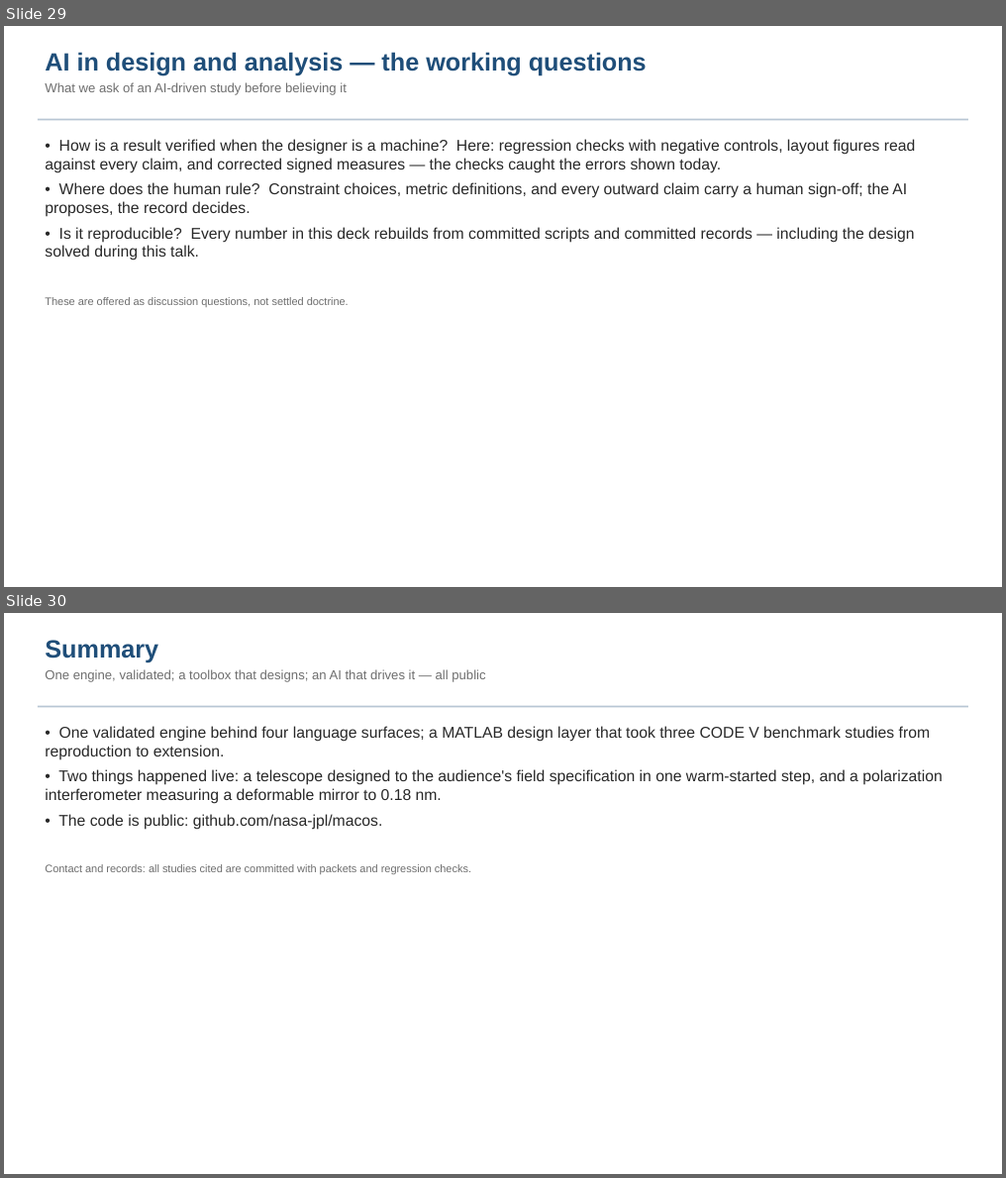
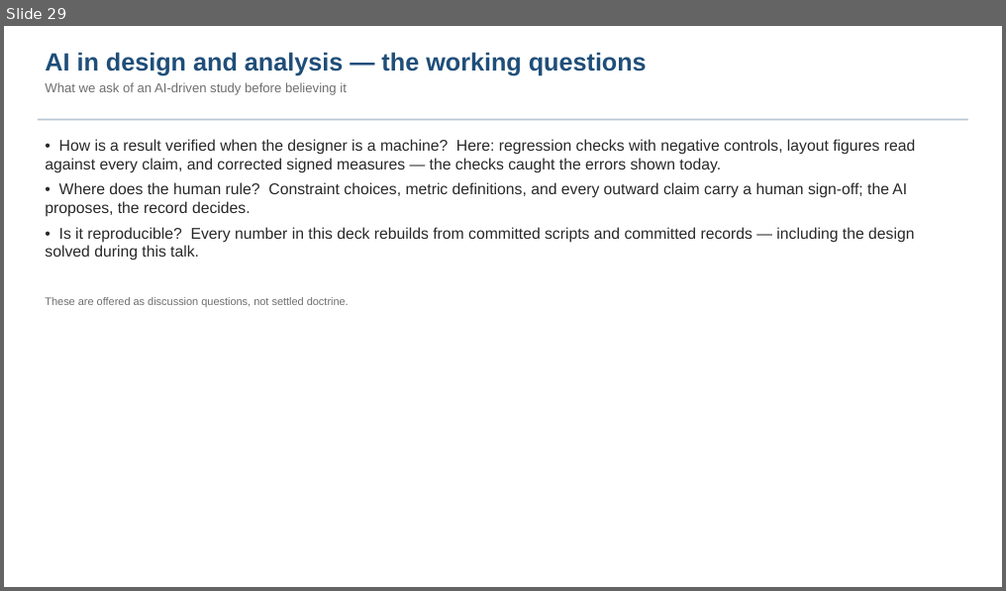
Before and after one commit to nasa-jpl/macos, a slide deck: demo_session/baseline_pass3.pptx. Shown one above the other, each under a label of ours: slides 29 and 30 before the commit, slide 29 after it. The pictures are 1006x1178 and 1006x591 pixels, drawn with LibreOffice and Linux fonts; fonts in the diff are those of the drawing. Boxes give left, top, right and bottom in pixels: in the first picture for what was removed or moved away, otherwise in the second. Text is boxed around its words. In the diff, an @@ line names an element or a change of style, - is before the commit and + after.

```diff
--- a/demo_session/baseline_pass3.pptx
+++ b/demo_session/baseline_pass3.pptx
@@ slide 30 removed at (4, 613, 1002, 1174), background #FFFFFF @@
@@ text removed at (45, 640, 485, 682) @@
-Summary
-One engine, validated; a toolbox that designs; an AI that drives it — all public
@@ rectangle removed at (38, 706, 968, 707) @@
@@ text removed at (45, 726, 942, 830) @@
-• One validated engine behind four language surfaces; a MATLAB design layer that took three CODE V benchmark studies from reproduction to extension.
-• Two things happened live: a telescope designed to the audience's field specification in one warm-started step, and a polarization interferometer measuring a deformable mirror to 0.18 nm.
-• The code is public: github.com/nasa-jpl/macos.
@@ text removed at (45, 864, 471, 874) @@
-Contact and records: all studies cited are committed with packets and regression checks.
```
Also in this commit, not shown: 1 slide changed, 1 slide added, 2 other slides removed, 3 other files.
